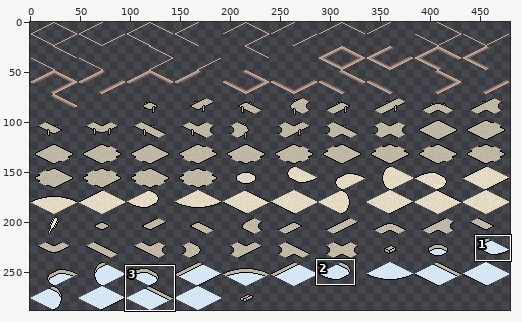
Two versions of one sprite sheet, data/gfx/paper/flat_48x24.png. The picture above shows the old version from afar; the outline marks the close-up.
Close-up. As it was:
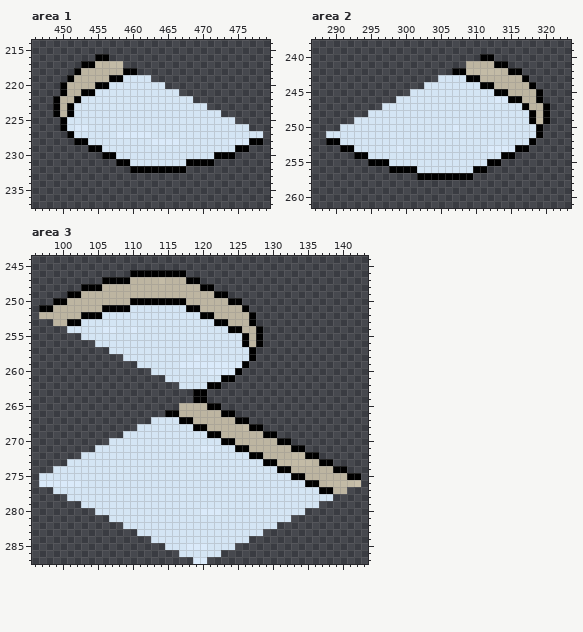
The file is 480x288 pixels. Pixels under 10% opacity are left out. Colours within 5 levels of each other are drawn and written as one. Shown: area 1: x 446..479, y 214..237; area 2: x 287..323, y 238..261; area 3: x 96..143, y 244..287. The commit also changed other parts of the picture, which this record leaves out.
Once edited:
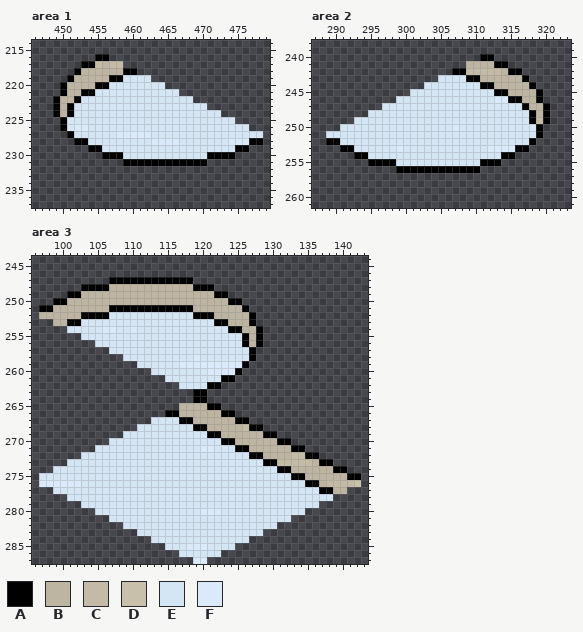
Palette (. is transparent): A #000000  B #bdb5a1  C #c3bba6  D #c9c0ab  E #d4e5f4  F #daeafa
From old to new:
Changed rows in their new state; - is an unchanged pixel.
Area 1:
first column x 458:
230 A------------A
231 .-AAAAAAAA---.
232 --........----
Area 2:
first column x 298:
255 A------------A
256 .---AAAAAAAA-.
257 ----........--
Area 3:
first column x 106:
246 ----........--
247 .---AAAAAAAA-.
248 A------------A
250 ----BBBBBBBB--
251 B---AAAAAAAA-B
252 A------------A
Boxes around the changes in both close-ups, in picture pixels (x1, y1, x2, y2):
changed: (116, 152, 214, 173)
changed: (389, 159, 396, 173)
changed: (417, 159, 487, 180)
changed: (102, 270, 200, 319)
